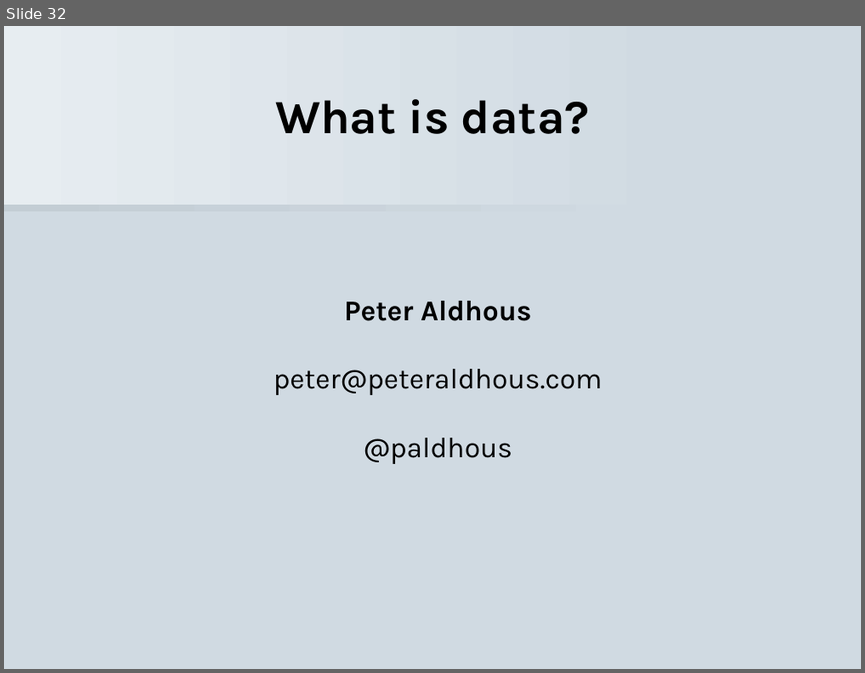
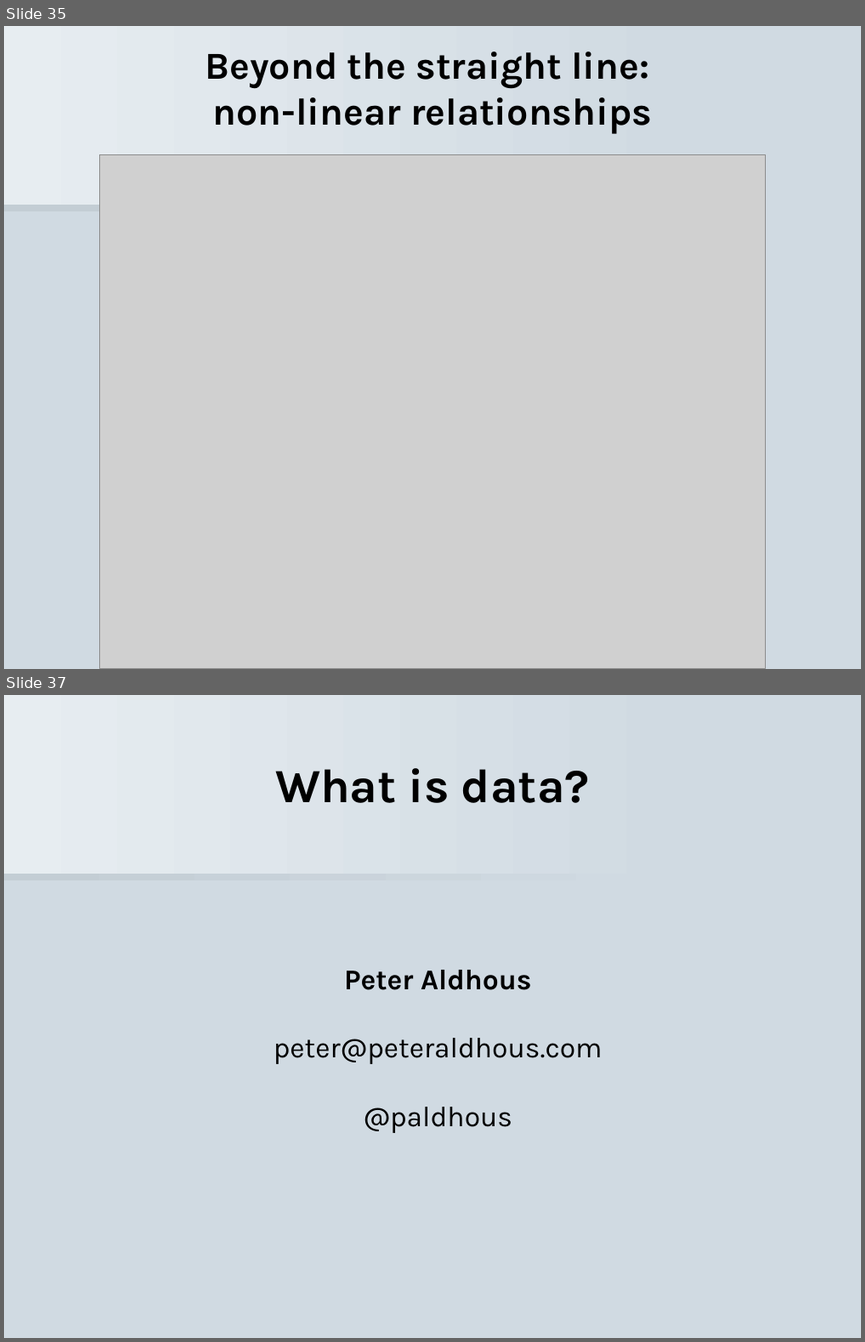
Before and after one commit to paldhous/ucb, a slide deck: 2015/dataviz/presentations/week1/class_1.ppt. Shown one above the other, each under a label of ours: slide 32 before the commit, slides 35 and 37 after it; the slides between them are not shown. The pictures are 865x673 and 865x1342 pixels, drawn with LibreOffice and Linux fonts; fonts in the diff are those of the drawing; grey boxes stand for pictures. Boxes give left, top, right and bottom in pixels: in the first picture for what was removed or moved away, otherwise in the second. Text is boxed around its words. In the diff, an @@ line names an element or a change of style, - is before the commit and + after.

```diff
--- a/2015/dataviz/presentations/week1/class_1.ppt
+++ b/2015/dataviz/presentations/week1/class_1.ppt
@@ slide 35 added at <box>4,26,861,669</box>, background #D0DAE2; not listed: 2 template elements that a slide beside it also shows @@
@@ text added at <box>205,52,652,134</box>, 32 pt, text #000000, bold @@
+Beyond the straight line:
+non-linear relationships
@@ picture added at <box>100,154,765,669</box> @@
@@ what was slide 32 is now slide 37 @@
```
Also in this commit, not shown: 3 slides changed, 4 other slides added, 23 other files.
